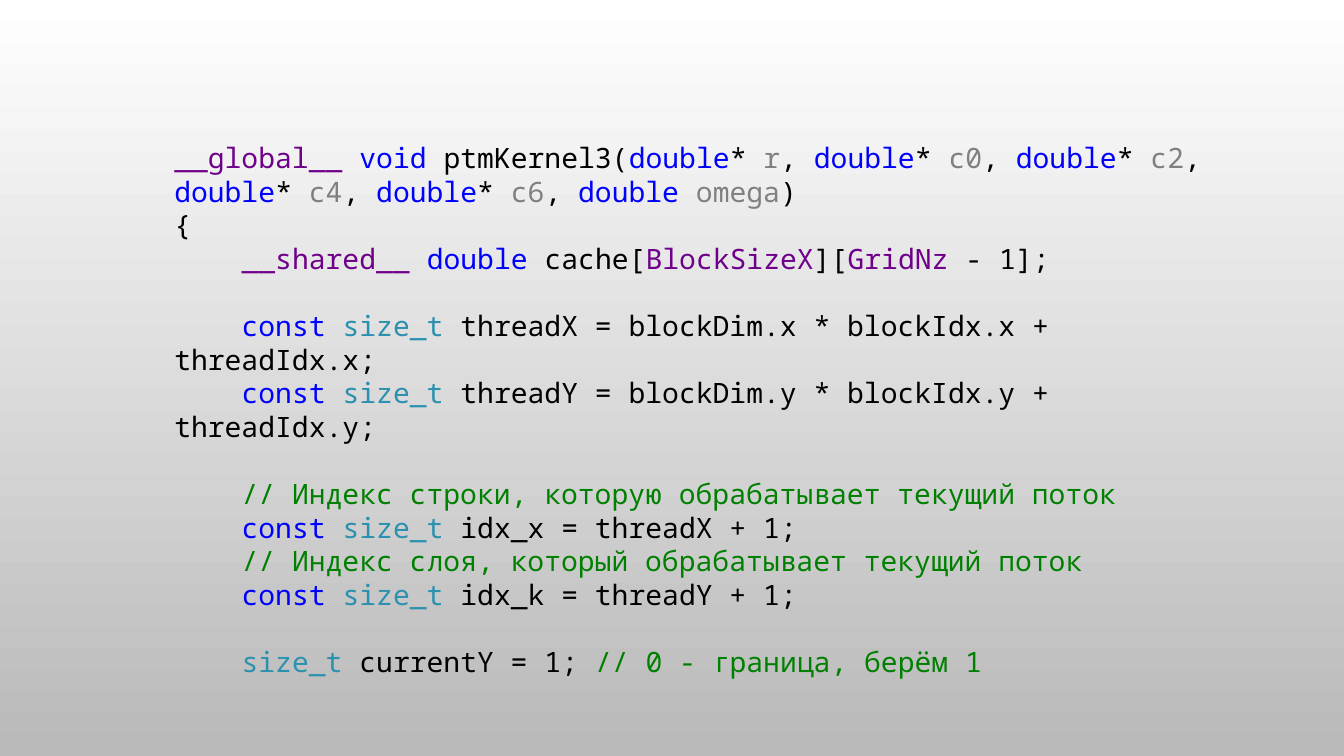
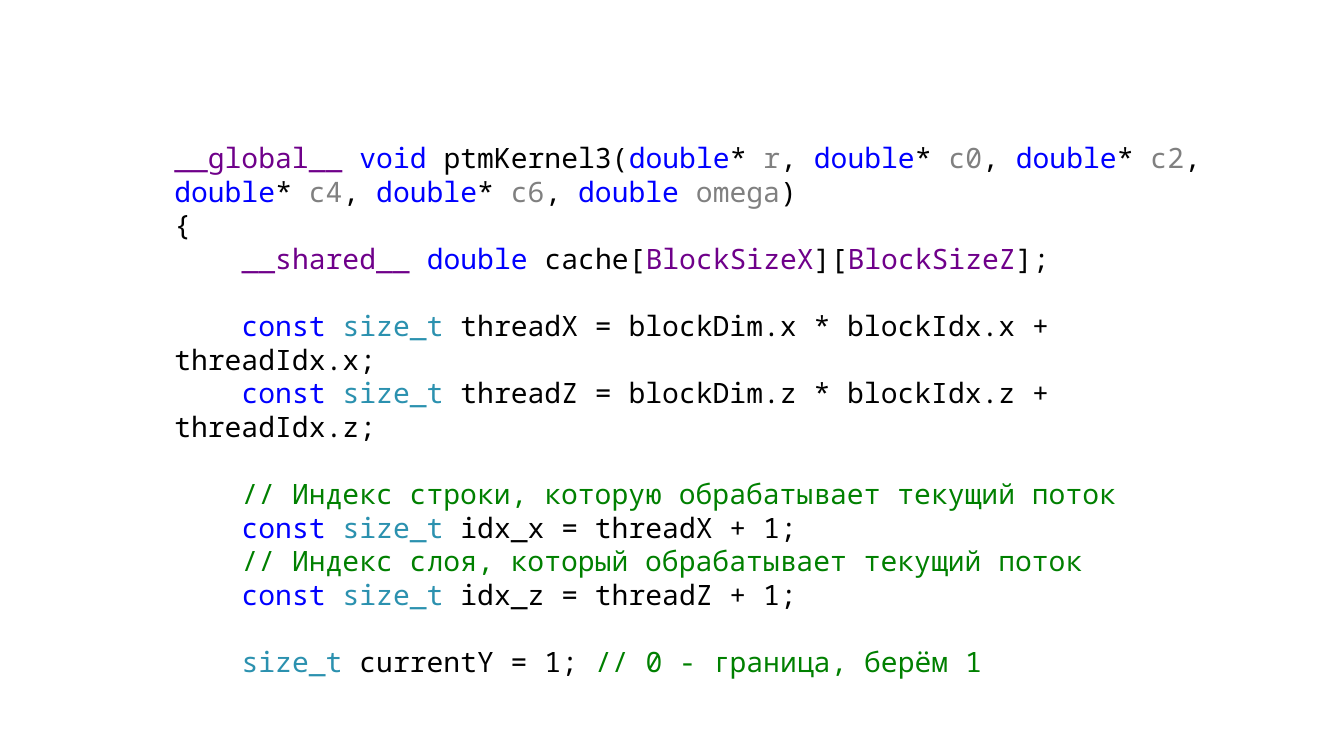
Before and after one commit to LitvinovVN/CudaLearning, a slide deck: slide 7 of _09_PtmConvTest/ptm conveyor.pptx (slide 6 before the commit). Drawn at 1344x756 pixels with LibreOffice and Linux fonts; fonts in the diff are those of the drawing; background and template pictures are left out. Boxes give left, top, right and bottom in pixels: in the first picture for what was removed or moved away, otherwise in the second. Text is boxed around its words. In the diff, an @@ line names an element or a change of style, - is before the commit and + after.

```diff
--- a/_09_PtmConvTest/ptm conveyor.pptx
+++ b/_09_PtmConvTest/ptm conveyor.pptx
@@ background picture (left out) to #FFFFFF @@
@@ text at [242, 247, 1050, 274]: text changed @@
-__shared__ double cache[BlockSizeX][GridNz - 1];
+__shared__ double cache[BlockSizeX][BlockSizeZ];
@@ text at [174, 381, 1015, 441]: text changed @@
-const size_t threadY = blockDim.y * blockIdx.y + threadIdx.y;
+const size_t threadZ = blockDim.z * blockIdx.z + threadIdx.z;
@@ text at [242, 583, 797, 610]: text changed @@
-const size_t idx_k = threadY + 1;
+const size_t idx_z = threadZ + 1;
```
Also in this commit, not shown: 7 other slides changed, 3 slides added, 1 slide removed, 1 other file.
